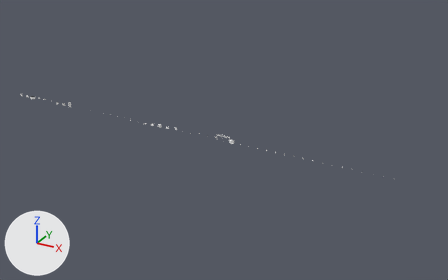
A saved change to the Blender file _blender/hsws_models.blend.
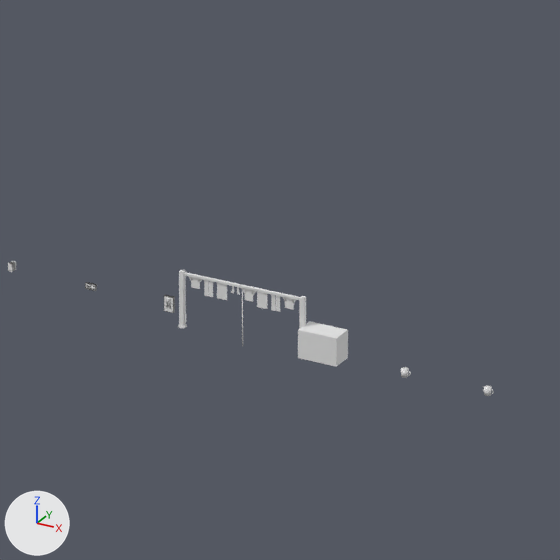
Each version appears first whole from a 50 mm lens placed at (173.6, -157.0, 79.0), pointed at (85.0, 4.2, -1.6), and next in a close-up on the part from 44% to 57% of the width and 38% to 59% of the height. Every picture has the same lights, and +X, +Y and +Z are marked at lower left. The first two pictures are the older version.

The first close-up shows 'COL_0.028', 'COL_0.029', 'HSBreakerPanelUS', 'HSConsumerUnitUK', 'HSWashingLine' and 13 more.
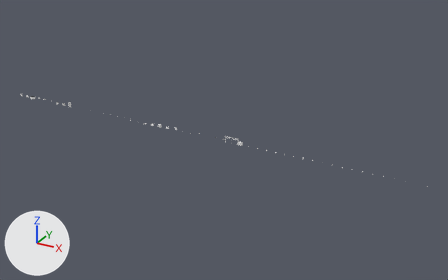
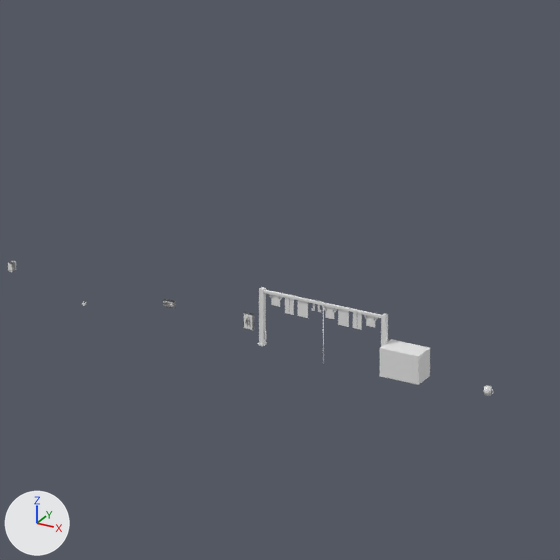
Changed parts and their boxes [x1, y1, x2, y2] in the close-ups (560 x 560 px):
'COL_0.029', moved, rescaled (78% narrower, 60% shorter): before [298, 321, 348, 367]; after [243, 313, 253, 331]
'COL_0.030', added: after [379, 339, 430, 385]
'COLS_0', moved: before [179, 270, 186, 326]; after [259, 288, 266, 344]
'COLS_2', moved: before [184, 272, 300, 301]; after [264, 290, 381, 318]
'COLS_1', moved: before [299, 297, 306, 329]; after [381, 314, 388, 347]
'HSWashingLine_Cloth5', moved: before [257, 291, 268, 309]; after [338, 309, 349, 327]
'HSWashingLine_Cloth2', moved: before [217, 283, 227, 300]; after [298, 300, 308, 318]
'HSWashingLine_Cloth6', moved: before [271, 294, 280, 312]; after [353, 312, 362, 330]
'HSWashingLine_Cloth1', moved: before [204, 280, 213, 297]; after [285, 298, 294, 315]
'HSBreakerPanelUS', moved: before [164, 296, 173, 313]; after [244, 312, 254, 330]
'HSWashingLine_Cloth4', moved: before [241, 288, 256, 302]; after [324, 306, 337, 319]
'HSWashingLine_Cloth7', moved: before [282, 297, 296, 310]; after [364, 315, 378, 327]
'HSWashingLine_Cloth0', moved: before [188, 276, 203, 289]; after [269, 294, 283, 307]
'HSWashingLine', moved: before [178, 270, 305, 346]; after [258, 287, 387, 364]
'HSConsumerUnitUK', moved: before [85, 282, 97, 291]; after [163, 300, 173, 308]
'COL_0.028', moved, rescaled: before [164, 294, 175, 313]; after [164, 299, 175, 308]
'HSWashingLine_Cloth3', moved: before [231, 286, 240, 295]; after [312, 304, 321, 312]
'COL_0.027', moved (not visible afterwards): before [85, 283, 94, 291]

What changed in the scene script:
```text
Change ob_hsconsumerunituk:
    ob_hsconsumerunituk.location: (81.0, 0.0, 0.0) -> (84.0, 0.0, 0.0)
Change ob_hsbreakerpanelus:
    ob_hsbreakerpanelus.location: (84.0, 0.0, 0.0) -> (87.0, 0.0, 0.0)
Change ob_col_0_028:
    ob_col_0_028.scale: (0.36, 0.1, 0.56) -> (0.4, 0.1, 0.22)
Change ob_hswashingline:
    ob_hswashingline.location: (87.0, 0.0, 0.0) -> (90.0, 0.0, 0.0)
Change ob_hsclothesairer:
    ob_hsclothesairer.location: (90.0, 0.0, 0.0) -> (93.0, 0.0, 0.0)
Change ob_col_0_029:
    ob_col_0_029.parent: ob_hsclothesairer -> ob_hsbreakerpanelus
    ob_col_0_029.location: (0.0, 0.0, 0.5) -> (0.0, 0.45, 0.5)
    ob_col_0_029.scale: (1.42, 0.8, 1.0) -> (0.36, 0.1, 0.56)
Add ob_col_0_030:
    ob_col_0_030 = bpy.data.objects.new('COL_0.030', me_col_hsclothesairer_0)
    ob_col_0_030.parent = ob_hsclothesairer
    ob_col_0_030.location = (0.0, 0.0, 0.5)
    ob_col_0_030.scale = (1.42, 0.8, 1.0)
```
